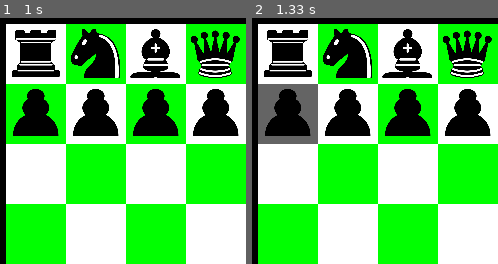
Above: before the commit, frames 1-2 (left to right).
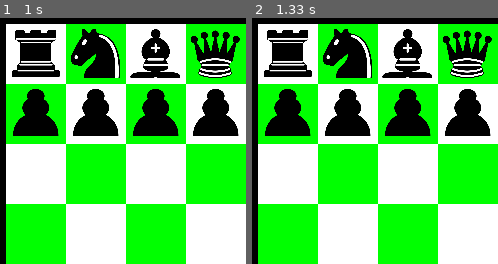
Above: after the commit, the same moments.

Repository: Paravati/LearningChessWithFun
Game: pygame game, started from objective/main.py
Same seed, same stepped clock (60 frames per second), same inputs: the game is played once before the commit and once after it.
Inputs (mouse positions are % of the whole screen's width and height, from its top left):
- Up to frame 1 (1 s): click (52, 37) at 0.38 s
- Up to frame 2 (1.33 s): click (2, 17) at 1.22 s
The pictures show only the part of the screen within x 0-50%, y 0-50%; the shares and areas given below are measured in that part.

Frame 1 is identical in both runs. In frame 2, 3.7% of the frame differs, in the area x 2-27%, y 26-52%.

Commit message:
BIG FIX: alternating moving - first is white move, then next is black move

Diff:
--- a/objective/main.py
+++ b/objective/main.py
@@ -1,6 +1,5 @@
 import pygame
 from objective.chessboardLayout import Chessboard
-
 
 def updatePosOfTheFigure(self, surface):   # for drag and drop event in the future :D
     if self.click:
@@ -40,6 +39,7 @@
     pointedField = None  # field which will be in different color when pointed by user
     coloringChessboard(surface, n, sq_len, x_offset_of_Board, y_offset_of_Board, pointedField, colors)
     chessboard.insertFiguresIntoChessboard(chessboard.chessboardFields, n)
+    isWhiteMove = True
 
     while True:
         pygame.display.set_caption("game")
@@ -52,8 +52,18 @@
                 if y_offset_of_Board < pos_of_click[1] < surface.get_width():
                     checkedField1st = chessboard.getNameOfField((pos_of_click[0], pos_of_click[1]))
                     if chessboard.figurePos[checkedField1st] is not None:
-                        pointedField = chessboard.chessboardFields[checkedField1st]
-        if ev.type == pygame.MOUSEBUTTONDOWN and chessboard.figurePos[checkedField1st] is not None:  # only if user clicked on field with figure then we can check field to move
+                        if move % 2 == 0:
+                            if chessboard.figurePos[checkedField1st][0] == 'w':
+                                print(chessboard.figurePos[checkedField1st][0])
+                                pointedField = chessboard.chessboardFields[checkedField1st]
+                            else:
+                                checkedField1st = None
+                        else:
+                            if chessboard.figurePos[checkedField1st][0] == 'b':
+                                pointedField = chessboard.chessboardFields[checkedField1st]
+                            else:
+                                checkedField1st = None
+        if ev.type == pygame.MOUSEBUTTONDOWN and checkedField1st is not None and chessboard.figurePos[checkedField1st] is not None:  # only if user clicked on field with figure then we can check field to move
             pos_of_click = ev.dict['pos']
             if x_offset_of_Board < pos_of_click[0] < surface.get_height():
                 if y_offset_of_Board < pos_of_click[1] < surface.get_width():
@@ -73,6 +83,11 @@
         else:
             coloringChessboard(surface, n, sq_len, x_offset_of_Board, y_offset_of_Board, pointedField, colors)
             chessboard.insertFiguresIntoChessboardAfter1stMove(n)
+
+        # if move % 2 == 0:
+        #     isWhiteMove = True
+        # else:
+        #     isWhiteMove = False
         pygame.display.flip()  # displaying pygame window
 
     pygame.quit()
